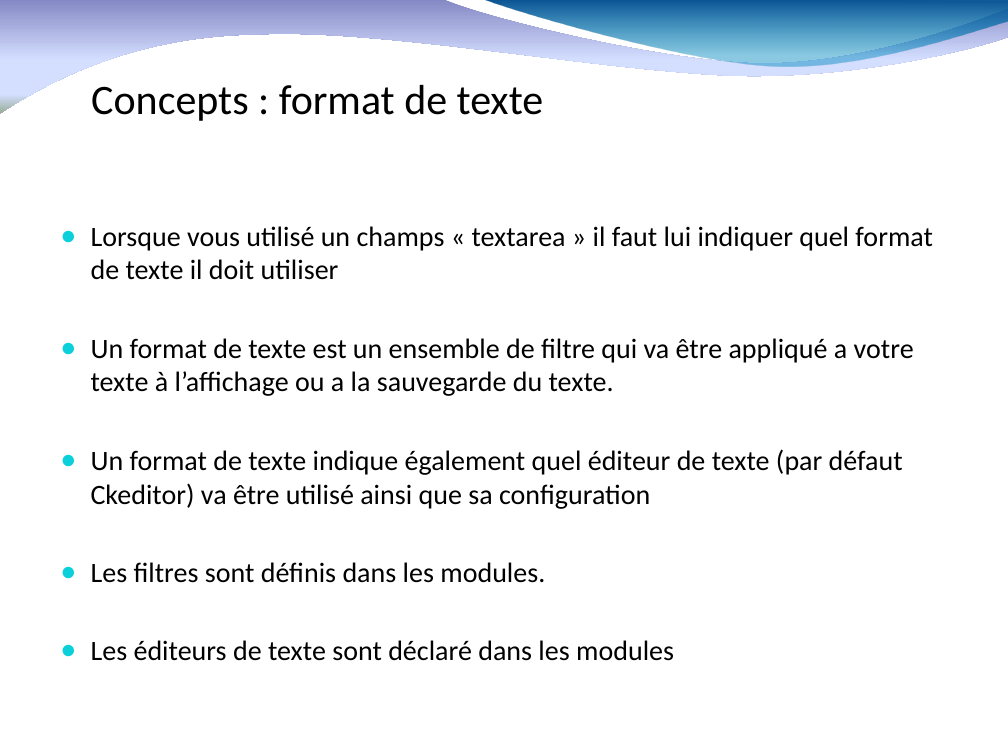
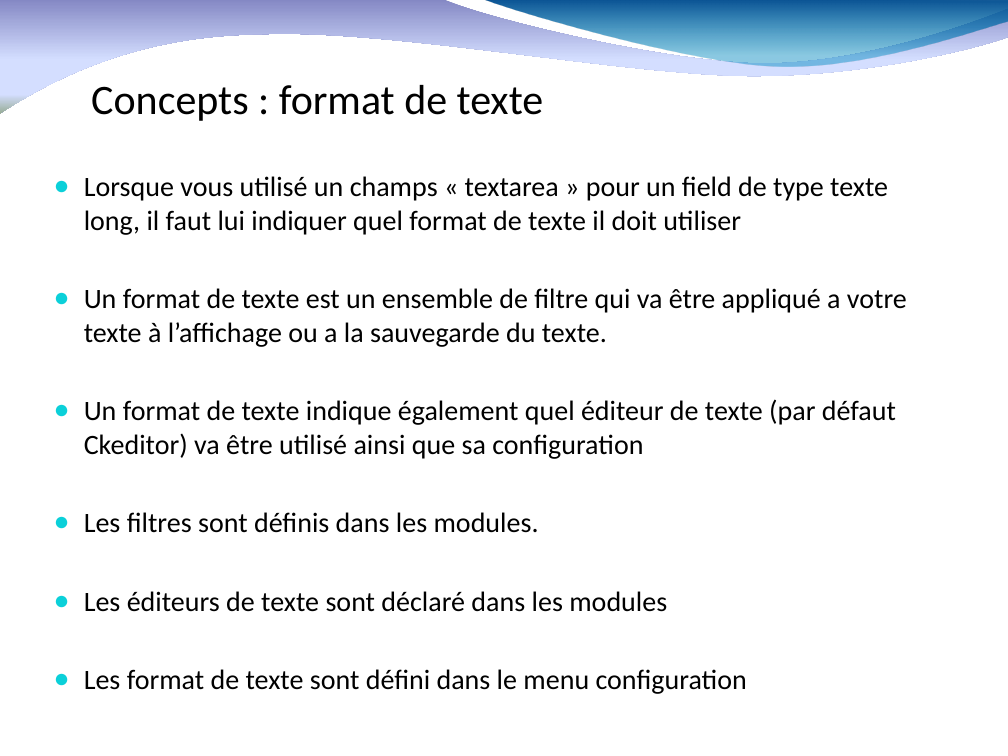
Before and after one commit to fauconv/cours_drupal8, a slide deck: slide 22 of drupal 8 nomades.pptx (slide 19 before the commit). Drawn at 1008x756 pixels with LibreOffice and Linux fonts; fonts in the diff are those of the drawing; background and template pictures are left out. Boxes give left, top, right and bottom in pixels: in the first picture for what was removed or moved away, otherwise in the second. Text is boxed around its words. In the diff, an @@ line names an element or a change of style, - is before the commit and + after.

```diff
--- a/drupal 8 nomades.pptx
+++ b/drupal 8 nomades.pptx
@@ text "Lorsque vous utilisé un champs ...": place and size @@
-text "Lorsque vous utilisé un champs ..." at box(91, 226, 932, 661)
+text "Lorsque vous utilisé un champs ..." at box(84, 176, 907, 694)
@@ text at box(84, 176, 888, 235): text changed @@
-● Lorsque vous utilisé un champs « textarea » il faut lui indiquer quel format de texte il doit utiliser
+● Lorsque vous utilisé un champs « textarea » pour un field de type texte long, il faut lui indiquer quel format de texte il doit utiliser
@@ text at box(84, 669, 747, 694): paragraph added @@
+● Les format de texte sont défini dans le menu configuration
```
Also in this commit, not shown: 18 other slides changed, 11 slides added, 1 slide removed.
